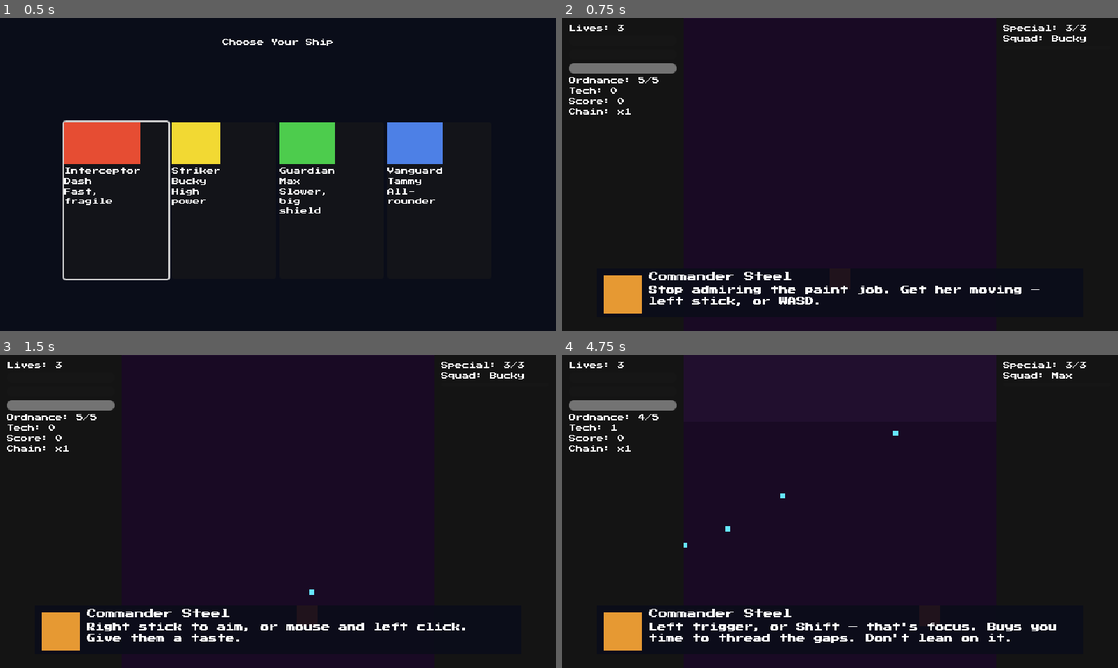
Above: before the commit, frames 1-4 (two rows, left to right).
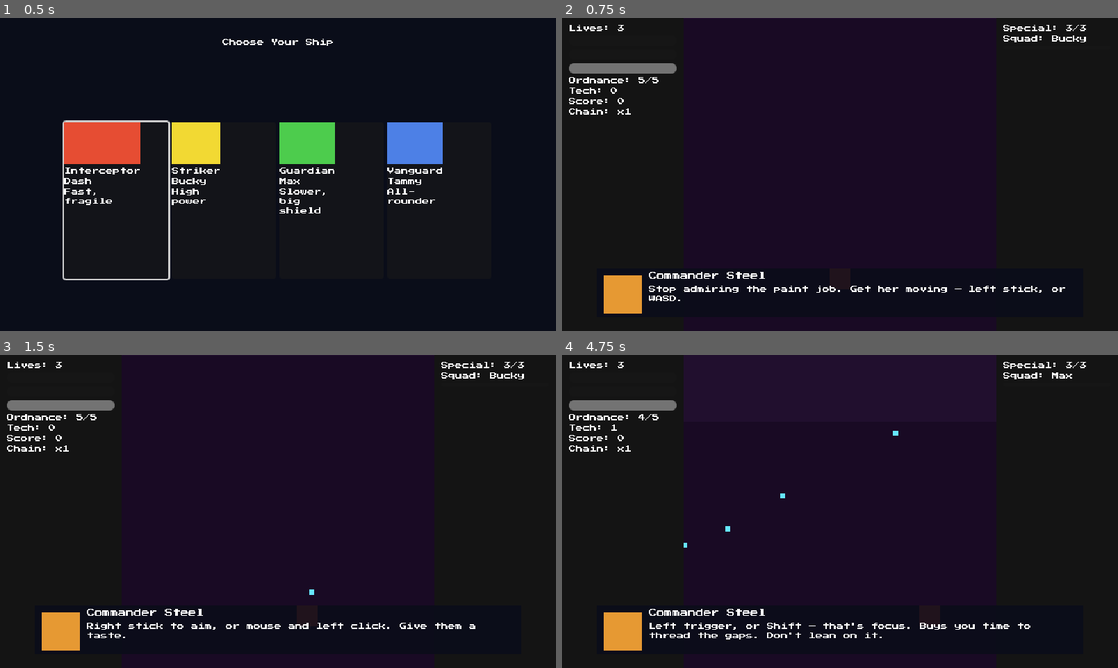
Above: after the commit, the same moments.

Repository: Funfetsunk/terra-intercept
Game: Godot game, scene res://scenes/menus/ship_select.tscn
Two runs of this game, one before a commit and one after it. Both use one fixed random seed, a clock stepped at 60 frames per second and the inputs below.
Inputs (mouse positions are in pixels of both pictures, inside the frame that each line leads up to):
- Up to frame 1 (0.5 s): no input
- Up to frame 2 (0.75 s): click (678, 199) at 0.5 s
- Up to frame 3 (1.5 s): tap Enter (ui_accept) at 1.25 s; move the mouse to (400, 495) at 1.27 s; hold D (p1_move_right) from 1.28 s (still down); click (400, 495) at 1.35 s
- Up to frame 4 (4.75 s): tap Enter (ui_accept) at 1.52, 4.52 s; release D (p1_move_right) at 2 s; drag from (728, 527) to (945, 614) at 2.02 s; move the mouse to (895, 442) at 2.77 s; hold D (p1_move_right) 2.78-3.5 s; hold Space (p1_ordnance) 2.78-3.5 s; drag from (812, 574) to (973, 570) at 3.52 s; move the mouse to (1006, 558) at 4.27 s; hold A (p1_move_left) from 4.28 s (still down); tap E (p1_squad_next) at 4.35 s

Frame 1 is identical in both runs. In frame 2, 1.4% of the frame differs, in the area x 15-91%, y 81-92%; in frame 3, 1.3%; in frame 4, 1.8%, in the area x 15-89%, y 81-92%.

Commit message:
Shrink dialogue box font sizes to match the rest of the HUD
Speaker/text labels were still sized for the old default font (11/10)
and read oversized next to the new 8px Press Start 2P everywhere
else. Dropped to 9/8.

Co-Authored-By: Claude Sonnet 5 <noreply@anthropic.com>
Claude-Session: https://claude.ai/code/session_01RV6NjfYkb9ah9RXEg66au1

Diff:
--- a/scenes/hud/dialogue_box.tscn
+++ b/scenes/hud/dialogue_box.tscn
@@ -27,7 +27,7 @@
 offset_top = 4.0
 offset_right = 552.0
 offset_bottom = 18.0
-theme_override_font_sizes/font_size = 11
+theme_override_font_sizes/font_size = 9
 text = "Speaker"
 
 [node name="TextLabel" type="Label" parent="Panel" unique_id=1495621868]
@@ -36,6 +36,6 @@
 offset_top = 20.0
 offset_right = 552.0
 offset_bottom = 52.0
-theme_override_font_sizes/font_size = 10
+theme_override_font_sizes/font_size = 8
 text = "Dialogue text"
 autowrap_mode = 3
